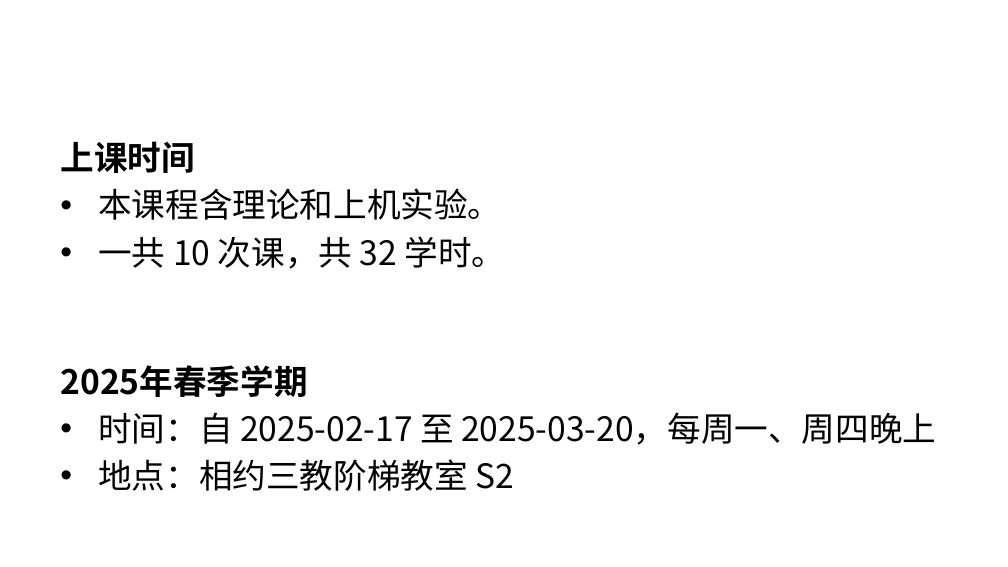
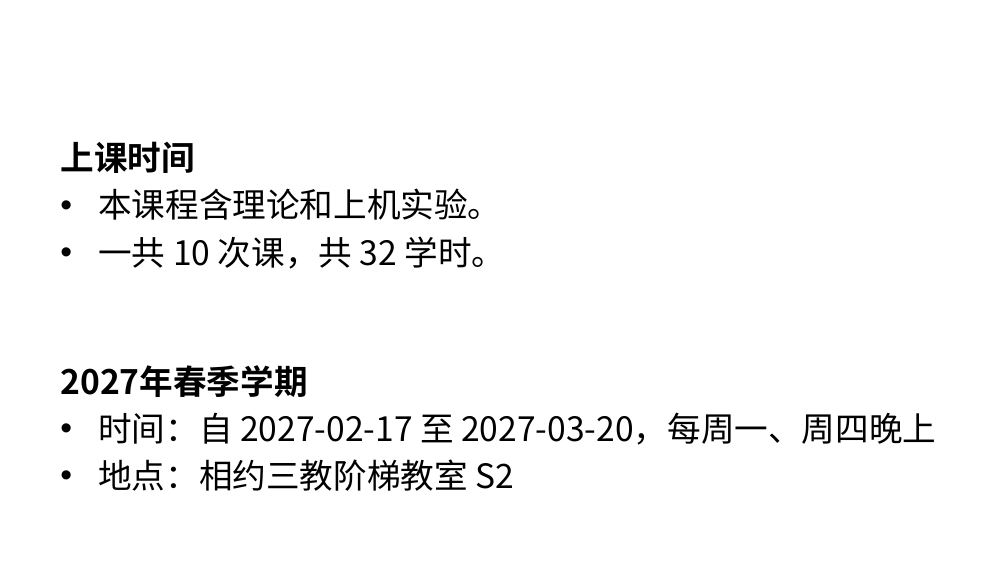
Before and after one commit to Data-collection-and-preprocessing/Data-collection-and-preprocessing-2027-Spring, a slide deck: slide 9 of slides/lecture1-intro.pptx (slide 8 before the commit). Drawn at 1008x567 pixels with LibreOffice and Linux fonts; fonts in the diff are those of the drawing. Boxes give left, top, right and bottom in pixels: in the first picture for what was removed or moved away, otherwise in the second. Text is boxed around its words. In the diff, an @@ line names an element or a change of style, - is before the commit and + after.

```diff
--- a/slides/lecture1-intro.pptx
+++ b/slides/lecture1-intro.pptx
@@ text at (60,365,936,445): text changed @@
-2025年春季学期
-• 时间：自 2025-02-17 至 2025-03-20，每周一、周四晚上
+2027年春季学期
+• 时间：自 2027-02-17 至 2027-03-20，每周一、周四晚上
```
Also in this commit, not shown: 2 other slides changed, 1 slide added, 18 other files.
